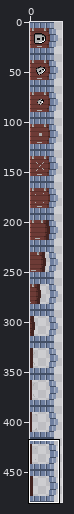
Sprite sheet, stored at data/images/doorRight.png. Above, an overview of the earlier version with the close-up marked.
Close-up. Before the commit:
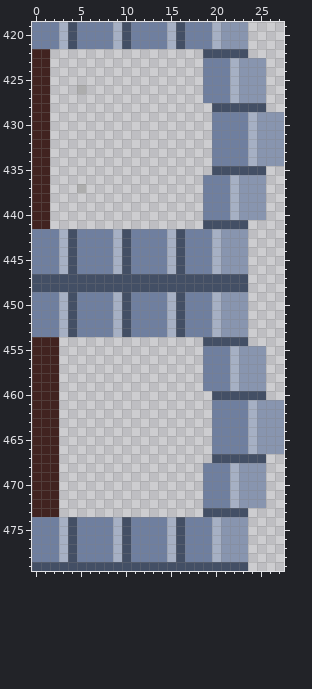
The file is 32x480 pixels. Colours within 5 levels of each other are drawn and written as one. Shown: x 0..27, y 419..479. The commit also changed other parts of the picture, which this record leaves out.
The same view after the edit:
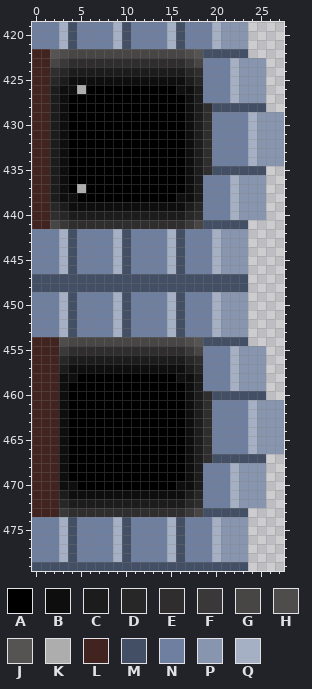
Palette (. is transparent): A #000000  B #0e0e0e  C #1d1c1c  D #282727  E #2f2d2d  F #3a3838  G #484545  H #4f4c4c  J #565353  K #adadad  L #412320  M #434f65  N #6f7f9f  P #8895af  Q #a6b0c4
The edit:
y 422: x 2..18 ................. -> JHGGGGGGGGGGGGGHJ
y 423: x 2..18 ................. -> GFEEEEEEEEEEEEEFG
y 424: x 2..18 ................. -> EDCCCCCCCCCCCCCDE
y 425: x 2..18 ................. -> DCBBBBBBBBBBBBBCD
y 426: x 2..4 ... -> CBB; x 6..18 ............. -> AAAAAAAAAABBC
y 427: x 2..18 ................. -> CBAAAAAAAAAAAAABC
y 428..435: x 2..19 .................. -> CBAAAAAAAAAAAAABCE
y 436: x 2..18 ................. -> CBAAAAAAAAAAAAABC
y 437: x 2..4 ... -> CBA; x 6..18 ............. -> AAAAAAAAAAABC
y 438: x 2..18 ................. -> CBBAAAAAAAAAAABBC
y 439: x 2..18 ................. -> DCBBBBBBBBBBBBBCD
y 440: x 2..18 ................. -> EDCCCCCCCCCCCCCDE
y 441: x 2..18 ................. -> GFEEEEEEEEEEEEEFG
y 454: x 3..18 ................ -> HGGGGGGGGGGGGGHJ
y 455: x 3..18 ................ -> FEEEEEEEEEEEEEFG
y 456: x 3..18 ................ -> DCCCCCCCCCCCCCDE
y 457: x 3..18 ................ -> CBBBBBBBBBBBBBCD
y 458: x 3..18 ................ -> BBAAAAAAAAAAABBC
y 459: x 3..18 ................ -> BAAAAAAAAAAAAABC
y 460..467: x 3..19 ................. -> BAAAAAAAAAAAAABCE
y 468..469: x 3..18 ................ -> BAAAAAAAAAAAAABC
y 470: x 3..18 ................ -> BBAAAAAAAAAAABBC
y 471: x 3..18 ................ -> CBBBBBBBBBBBBBCD
y 472: x 3..18 ................ -> DCCCCCCCCCCCCCDE
y 473: x 3..18 ................ -> FEEEEEEEEEEEEEFG
